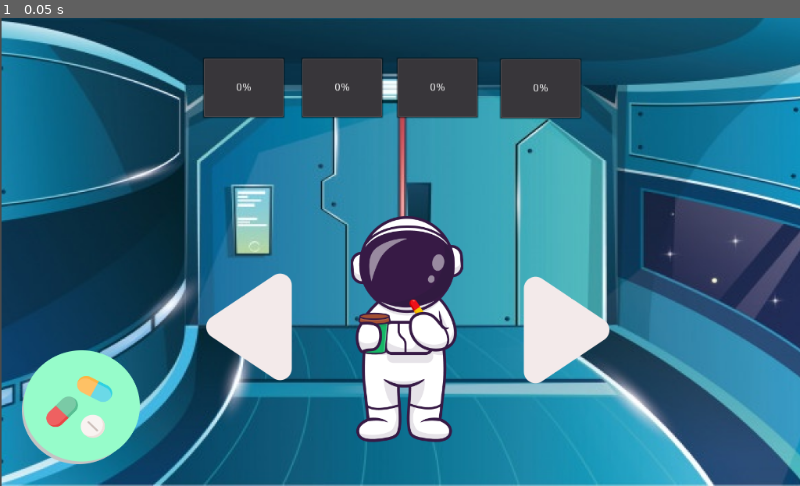
Above: before the commit, frame 1.
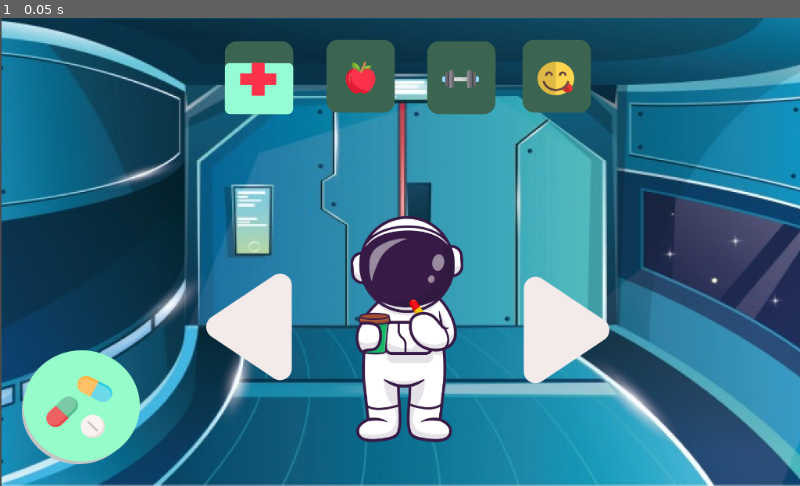
Above: after the commit, the same moment.

Repository: Space-Travelers/Game
Game: Godot game, scene res://src/scenes/room/room.tscn
The game is run twice, just before and just after one commit, with the same random seed, the same clock (stepped at 60 frames per second) and the same inputs. This scene is started directly instead of the project's main scene.
Inputs:
- Up to frame 1 (0.05 s): no input

The runs differ from the first frame. In frame 1, 7.1% of the frame differs, in the area x 25-74%, y 4-22%.

Commit message:
room principal

Diff:
--- a/src/scenes/avatar/avatar.gd
+++ b/src/scenes/avatar/avatar.gd
@@ -7,11 +7,13 @@
 	"avatar3": "res://assets/UI/astronauts/avatar3.svg",
 }
 
+var health1=70
 var current_avatar_index;
 
 # Called when the node enters the scene tree for the first time.
 func _ready():
 	current_avatar_index = 1;
+	$health.value=health1
 
 func change_img_avatar(file):
 	var node = $avatar/astronauta
--- a/src/scenes/room/room.tscn
+++ b/src/scenes/room/room.tscn
@@ -1,11 +1,16 @@
-[gd_scene load_steps=7 format=2]
+[gd_scene load_steps=12 format=2]
 
 [ext_resource path="res://assets/UI/backgrounds/Select-avatar.png" type="Texture" id=1]
+[ext_resource path="res://theme/st.tres" type="Theme" id=2]
 [ext_resource path="res://assets/UI/astronauts/room_medecine.png" type="Texture" id=3]
 [ext_resource path="res://assets/UI/buttons/button-right.svg" type="Texture" id=4]
 [ext_resource path="res://assets/UI/buttons/button_room.png" type="Texture" id=5]
+[ext_resource path="res://assets/UI/elements/plus-321 1.png" type="Texture" id=6]
 [ext_resource path="res://assets/UI/buttons/button-left.svg" type="Texture" id=7]
 [ext_resource path="res://src/scenes/avatar/avatar.gd" type="Script" id=8]
+[ext_resource path="res://assets/UI/elements/apple 1.png" type="Texture" id=9]
+[ext_resource path="res://assets/UI/elements/peso 1.png" type="Texture" id=10]
+[ext_resource path="res://assets/UI/elements/delicious 1.png" type="Texture" id=11]
 
 [node name="Node2D" type="Node2D"]
 script = ExtResource( 8 )
@@ -43,33 +48,93 @@
 texture_normal = ExtResource( 5 )
 expand = true
 
-[node name="ProgressBar" type="ProgressBar" parent="."]
-margin_left = 259.0
-margin_top = 50.0
-margin_right = 365.0
-margin_bottom = 129.0
-rect_pivot_offset = Vector2( -617, 29 )
+[node name="health" type="ProgressBar" parent="."]
+light_mask = 2
+margin_left = 288.0
+margin_top = 123.0
+margin_right = 381.0
+margin_bottom = 210.0
+grow_horizontal = 0
+grow_vertical = 2
+rect_rotation = -89.9196
+size_flags_stretch_ratio = 16.06
+theme = ExtResource( 2 )
+custom_colors/font_color = Color( 1, 1, 1, 1 )
+percent_visible = false
 
-[node name="ProgressBar2" type="ProgressBar" parent="."]
-margin_left = 385.0
-margin_top = 50.0
-margin_right = 491.0
-margin_bottom = 129.0
-rect_pivot_offset = Vector2( -617, 29 )
+[node name="health_image" type="TextureRect" parent="."]
+margin_left = 307.0
+margin_top = 57.0
+margin_right = 354.0
+margin_bottom = 100.0
+texture = ExtResource( 6 )
+expand = true
 
-[node name="ProgressBar3" type="ProgressBar" parent="."]
-margin_left = 507.0
-margin_top = 50.0
+[node name="food" type="ProgressBar" parent="."]
+light_mask = 2
+margin_left = 418.0
+margin_top = 121.0
+margin_right = 511.0
+margin_bottom = 208.0
+grow_horizontal = 0
+grow_vertical = 2
+rect_rotation = -89.9196
+size_flags_stretch_ratio = 16.06
+theme = ExtResource( 2 )
+custom_colors/font_color = Color( 1, 1, 1, 1 )
+percent_visible = false
+
+[node name="weight" type="ProgressBar" parent="."]
+light_mask = 2
+margin_left = 547.0
+margin_top = 123.0
+margin_right = 640.0
+margin_bottom = 210.0
+grow_horizontal = 0
+grow_vertical = 2
+rect_rotation = -89.9196
+size_flags_stretch_ratio = 16.06
+theme = ExtResource( 2 )
+custom_colors/font_color = Color( 1, 1, 1, 1 )
+percent_visible = false
+
+[node name="happy" type="ProgressBar" parent="."]
+light_mask = 2
+margin_left = 669.0
+margin_top = 121.0
+margin_right = 762.0
+margin_bottom = 208.0
+grow_horizontal = 0
+grow_vertical = 2
+rect_rotation = -89.9196
+size_flags_stretch_ratio = 16.06
+theme = ExtResource( 2 )
+custom_colors/font_color = Color( 1, 1, 1, 1 )
+percent_visible = false
+
+[node name="food_image" type="TextureRect" parent="."]
+margin_left = 438.0
+margin_top = 55.0
+margin_right = 485.0
+margin_bottom = 98.0
+texture = ExtResource( 9 )
+expand = true
+
+[node name="weight_image" type="TextureRect" parent="."]
+margin_left = 566.0
+margin_top = 57.0
 margin_right = 613.0
-margin_bottom = 129.0
-rect_pivot_offset = Vector2( -617, 29 )
+margin_bottom = 100.0
+texture = ExtResource( 10 )
+expand = true
 
-[node name="ProgressBar4" type="ProgressBar" parent="."]
-margin_left = 639.0
-margin_top = 51.0
-margin_right = 745.0
-margin_bottom = 130.0
-rect_pivot_offset = Vector2( -617, 29 )
+[node name="happy_image" type="TextureRect" parent="."]
+margin_left = 688.0
+margin_top = 56.0
+margin_right = 735.0
+margin_bottom = 99.0
+texture = ExtResource( 11 )
+expand = true
 
 [connection signal="button_up" from="buttonRight" to="." method="_on_buttonRight_button_up"]
 [connection signal="button_up" from="buttonLeft" to="." method="_on_buttonLeft_button_up"]
--- a/theme/st.tres
+++ b/theme/st.tres
@@ -75,7 +75,7 @@
 font_data = SubResource( 11 )
 
 [sub_resource type="StyleBoxFlat" id=13]
-bg_color = Color( 0.184314, 0.184314, 0.184314, 1 )
+bg_color = Color( 0.235294, 0.396078, 0.317647, 1 )
 corner_radius_top_left = 15
 corner_radius_top_right = 15
 corner_radius_bottom_right = 15
Binary file removed: assets/UI/elements/Component 3.png
Binary file removed: assets/UI/elements/Rectangle 1.png
Binary file added: assets/UI/elements/apple 1.png
Not shown, added: assets/UI/elements/apple 1.png.import
Binary file added: assets/UI/elements/delicious 1.png
Not shown, added: assets/UI/elements/delicious 1.png.import
Binary file added: assets/UI/elements/peso 1.png
Not shown, added: assets/UI/elements/peso 1.png.import
